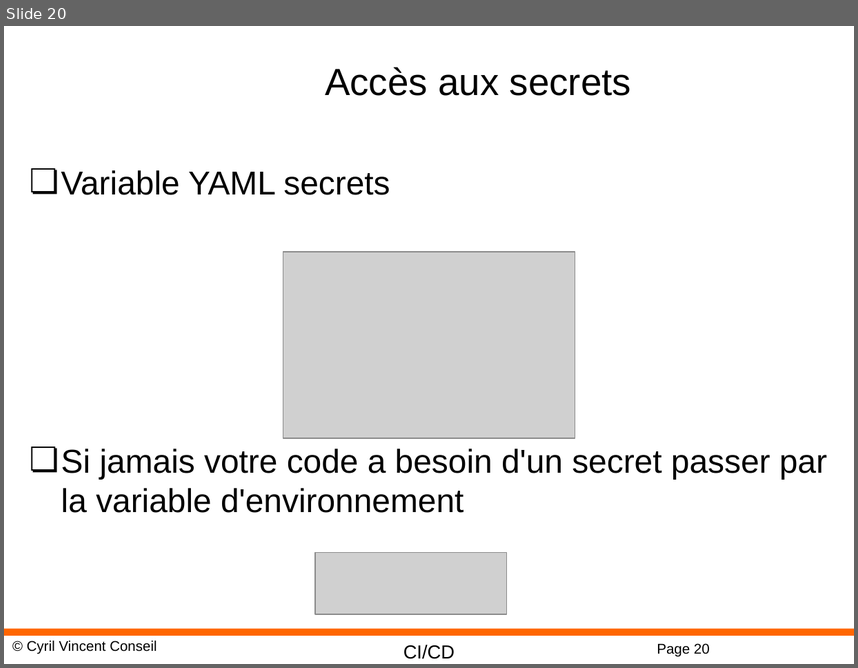
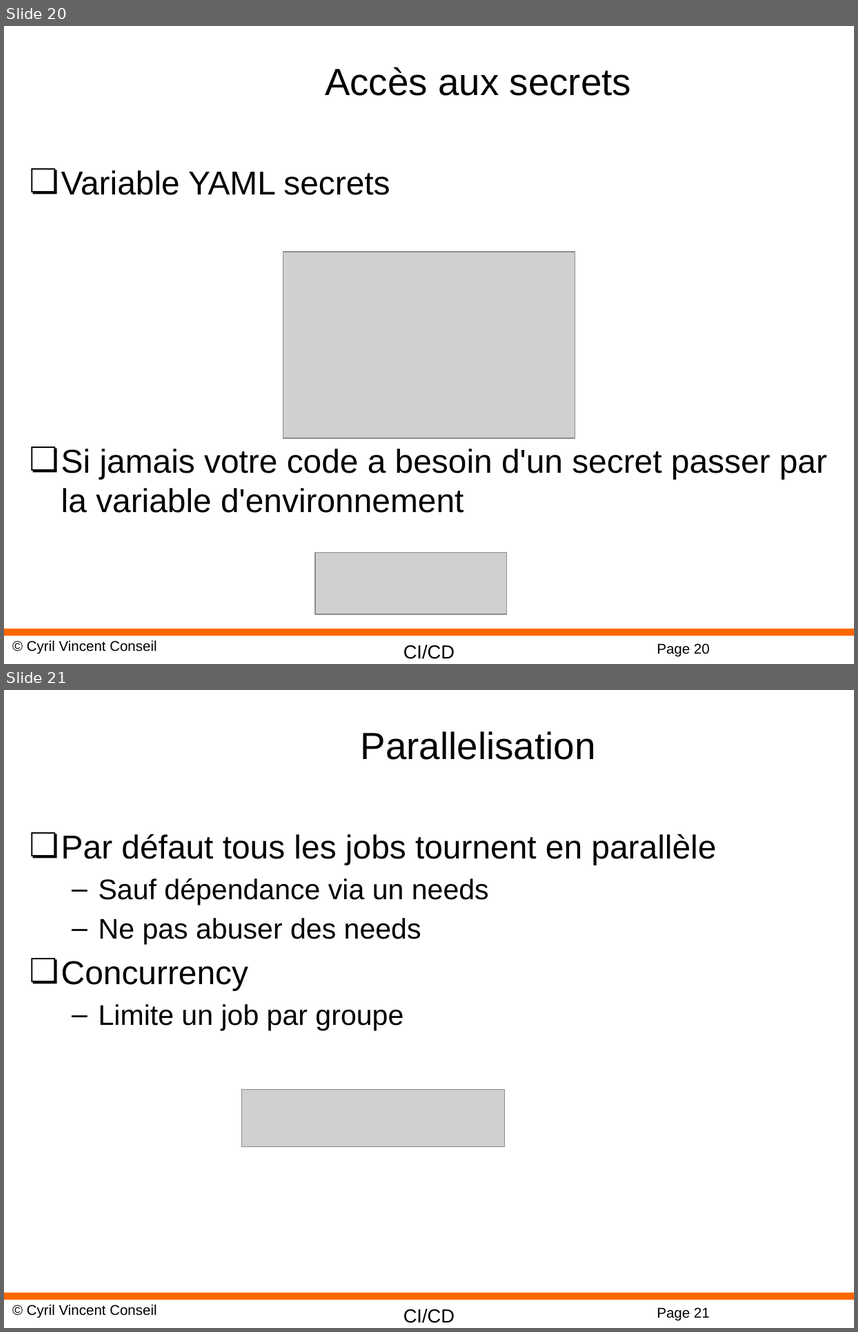
Before and after one commit to cyrilvincent/cicd, a slide deck: ppt/CICD11-Artefact-Optimisations.pptx. Shown one above the other, each under a label of ours: slide 20 before the commit, slides 20 and 21 after it. The pictures are 858x668 and 858x1332 pixels, drawn with LibreOffice and Linux fonts; fonts in the diff are those of the drawing; grey boxes stand for pictures; background and template pictures are left out. Boxes give left, top, right and bottom in pixels: in the first picture for what was removed or moved away, otherwise in the second. Text is boxed around its words. In the diff, an @@ line names an element or a change of style, - is before the commit and + after.

```diff
--- a/ppt/CICD11-Artefact-Optimisations.pptx
+++ b/ppt/CICD11-Artefact-Optimisations.pptx
@@ slide 21 added at <box>4,690,854,1328</box>, background #FFFFFF; not listed: 4 template elements that a slide beside it also shows @@
@@ title added at <box>361,731,596,760</box>, 32 pt, text #000000 @@
+Parallelisation
@@ text added at <box>61,834,716,1030</box>, 24 pt, text #000000 @@
+❏ Par défaut tous les jobs tournent en parallèle
+  – Sauf dépendance via un needs
+  – Ne pas abuser des needs
+❏ Concurrency
+  – Limite un job par groupe
@@ picture added at <box>242,1089,505,1147</box> @@
```
Also in this commit, not shown: 1 slide changed, 3 other files.
